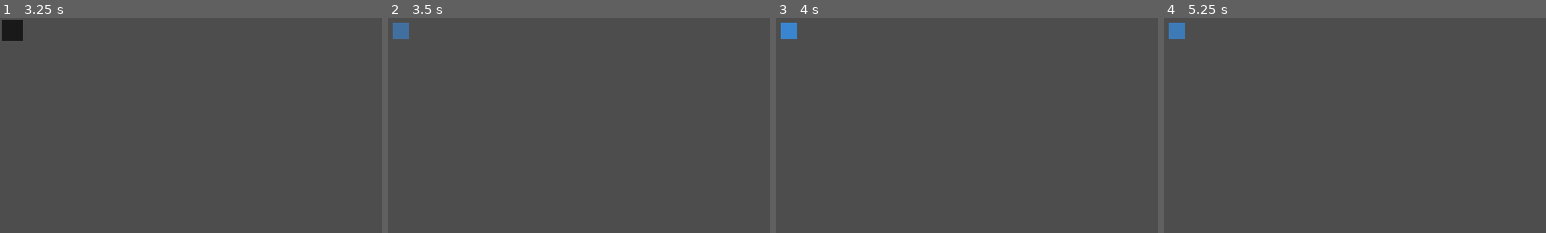
Above: before the commit, frames 1-4 (left to right).
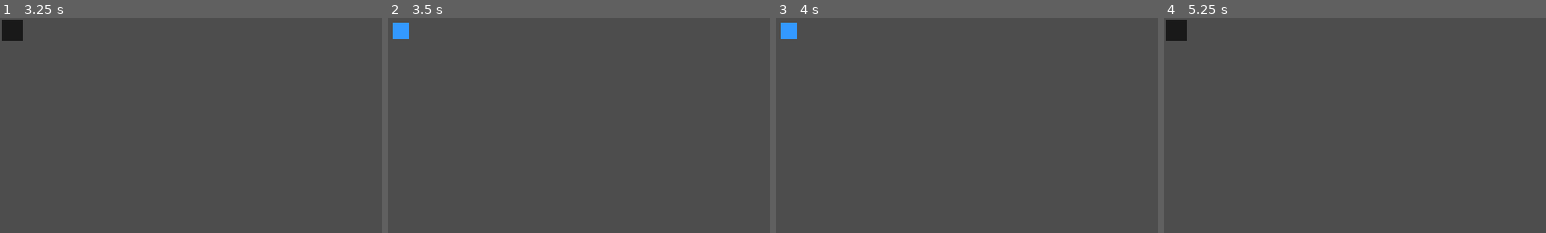
Above: after the commit, the same moments.

Repository: DaVideX12324/BitBomber
Game: Godot game, scene res://scenes/players/player.tscn
Two runs of this game, one before a commit and one after it. Both use one fixed random seed, a clock stepped at 60 frames per second and the inputs below. This scene is started directly instead of the project's main scene.
Inputs:
- Up to frame 1 (3.25 s): tap Enter at 0.5, 2 s; tap Space at 1.25, 2.75 s
- Up to frame 2 (3.5 s): no input
- Up to frame 3 (4 s): no input
- Up to frame 4 (5.25 s): tap Enter at 4.25 s; tap Space at 5 s
The pictures show only the part of the screen within x 0-50%, y 0-50%; the shares and areas given below are measured in that part.

Frame 1 is identical in both runs. In frame 2, 0.3% of the frame differs, in the area x 1-6%, y 2-10%; in frame 3, 0.3%; in frame 4, 0.5%, in the area x 0-6%, y 0-11%.

Commit message:
Shrink arena, adjust HUD, player & powerups
Make multiple gameplay and UI adjustments:

- Arena: shrink grid from 17x17 to 7x7 and fix spawn point coordinates to match the new size.
- Powerups: rebalance the spawn pool by increasing entries for range, bomb and speed ups to raise their spawn probability.
- HUD scene: tweak container offsets and increase font sizes; reformat player stats into multiline labels and add horizontal alignment. Remove the shared hud_shared.gd and its UID (HUD logic appears consolidated into hud.gd).
- HUD script: compute and display speed as an integer "speed level" and update stats formatting.
- Death screen: ensure it always processes so its buttons/signals work during pause state.
- Player: lower DEFAULT_LIVES from 3 to 1 for tighter gameplay pacing.
- Powerup script: remove stale collision-layer/mask comments.

These changes aim to tighten match pacing, improve HUD readability, and rebalance powerup frequency.

Diff:
--- a/scenes/ui/hud.tscn
+++ b/scenes/ui/hud.tscn
@@ -11,6 +11,10 @@
 anchors_preset = 15
 anchor_right = 1.0
 anchor_bottom = 1.0
+offset_left = 5.0
+offset_top = 1.0
+offset_right = 5.0
+offset_bottom = 1.0
 grow_horizontal = 2
 grow_vertical = 2
 mouse_filter = 2
@@ -37,10 +41,9 @@
 anchors_preset = 4
 anchor_top = 0.5
 anchor_bottom = 0.5
-offset_left = 8.0
-offset_top = -292.0
-offset_right = 168.0
-offset_bottom = 292.0
+offset_top = -351.0
+offset_right = 291.0
+offset_bottom = 351.0
 grow_vertical = 2
 theme_override_constants/separation = 6
 
@@ -63,7 +66,7 @@
 
 [node name="Title" type="Label" parent="Root/Cards/Card1/VBox/Header" unique_id=1191967536]
 layout_mode = 2
-theme_override_font_sizes/font_size = 14
+theme_override_font_sizes/font_size = 22
 text = "Gracz 1"
 
 [node name="Sep" type="HSeparator" parent="Root/Cards/Card1/VBox" unique_id=1785792493]
@@ -71,16 +74,18 @@
 
 [node name="HeartsLabel" type="Label" parent="Root/Cards/Card1/VBox" unique_id=675905781]
 layout_mode = 2
-theme_override_font_sizes/font_size = 19
+theme_override_font_sizes/font_size = 20
 text = "❤️❤️❤️"
 horizontal_alignment = 1
 
 [node name="StatsLabel" type="Label" parent="Root/Cards/Card1/VBox" unique_id=1892766415]
 layout_mode = 2
-theme_override_font_sizes/font_size = 17
-text = "💣: 1
-↔️: 2
-⚡: 1.0x"
+theme_override_font_sizes/font_size = 20
+text = "💣: 1
+↔️: 2
+⚡: 1
+"
+horizontal_alignment = 1
 
 [node name="Card2" type="PanelContainer" parent="Root/Cards" unique_id=1793614447]
 layout_mode = 2
@@ -101,7 +106,7 @@
 
 [node name="Title" type="Label" parent="Root/Cards/Card2/VBox/Header" unique_id=2032645397]
 layout_mode = 2
-theme_override_font_sizes/font_size = 14
+theme_override_font_sizes/font_size = 22
 text = "Gracz 2"
 
 [node name="Sep" type="HSeparator" parent="Root/Cards/Card2/VBox" unique_id=2083608158]
@@ -109,16 +114,18 @@
 
 [node name="HeartsLabel" type="Label" parent="Root/Cards/Card2/VBox" unique_id=1352109728]
 layout_mode = 2
-theme_override_font_sizes/font_size = 19
-text = "❤️❤️❤️"
-horizontal_alignment = 1
-
-[node name="StatsLabel" type="Label" parent="Root/Cards/Card2/VBox" unique_id=1808684752]
-layout_mode = 2
-theme_override_font_sizes/font_size = 17
-text = "💣: 1
-↔️: 2
-⚡: 1.0x"
+theme_override_font_sizes/font_size = 20
+text = "❤️❤️❤️"
+horizontal_alignment = 1
+
+[node name="StatsLabel" type="Label" parent="Root/Cards/Card2/VBox" unique_id=2005615640]
+layout_mode = 2
+theme_override_font_sizes/font_size = 20
+text = "💣: 1
+↔️: 2
+⚡: 1
+"
+horizontal_alignment = 1
 
 [node name="Card3" type="PanelContainer" parent="Root/Cards" unique_id=1452550029]
 layout_mode = 2
@@ -139,7 +146,7 @@
 
 [node name="Title" type="Label" parent="Root/Cards/Card3/VBox/Header" unique_id=777050914]
 layout_mode = 2
-theme_override_font_sizes/font_size = 14
+theme_override_font_sizes/font_size = 22
 text = "Gracz 3"
 
 [node name="Sep" type="HSeparator" parent="Root/Cards/Card3/VBox" unique_id=553739822]
@@ -147,16 +154,18 @@
 
 [node name="HeartsLabel" type="Label" parent="Root/Cards/Card3/VBox" unique_id=704109207]
 layout_mode = 2
-theme_override_font_sizes/font_size = 19
-text = "❤️❤️❤️"
-horizontal_alignment = 1
-
-[node name="StatsLabel" type="Label" parent="Root/Cards/Card3/VBox" unique_id=404706321]
-layout_mode = 2
-theme_override_font_sizes/font_size = 17
-text = "💣: 1
-↔️: 2
-⚡: 1.0x"
+theme_override_font_sizes/font_size = 20
+text = "❤️❤️❤️"
+horizontal_alignment = 1
+
+[node name="StatsLabel" type="Label" parent="Root/Cards/Card3/VBox" unique_id=803527938]
+layout_mode = 2
+theme_override_font_sizes/font_size = 20
+text = "💣: 1
+↔️: 2
+⚡: 1
+"
+horizontal_alignment = 1
 
 [node name="Card4" type="PanelContainer" parent="Root/Cards" unique_id=221313777]
 layout_mode = 2
@@ -177,7 +186,7 @@
 
 [node name="Title" type="Label" parent="Root/Cards/Card4/VBox/Header" unique_id=1749957368]
 layout_mode = 2
-theme_override_font_sizes/font_size = 14
+theme_override_font_sizes/font_size = 22
 text = "Gracz 4"
 
 [node name="Sep" type="HSeparator" parent="Root/Cards/Card4/VBox" unique_id=1523887994]
@@ -185,16 +194,18 @@
 
 [node name="HeartsLabel" type="Label" parent="Root/Cards/Card4/VBox" unique_id=948097430]
 layout_mode = 2
-theme_override_font_sizes/font_size = 19
-text = "❤️❤️❤️"
-horizontal_alignment = 1
-
-[node name="StatsLabel" type="Label" parent="Root/Cards/Card4/VBox" unique_id=992346420]
-layout_mode = 2
-theme_override_font_sizes/font_size = 17
-text = "💣: 1
-↔️: 2
-⚡: 1.0x"
+theme_override_font_sizes/font_size = 20
+text = "❤️❤️❤️"
+horizontal_alignment = 1
+
+[node name="StatsLabel" type="Label" parent="Root/Cards/Card4/VBox" unique_id=1668993246]
+layout_mode = 2
+theme_override_font_sizes/font_size = 20
+text = "💣: 1
+↔️: 2
+⚡: 1
+"
+horizontal_alignment = 1
 
 [node name="ToastLabel" type="Label" parent="Root" unique_id=1020413542]
 modulate = Color(1, 1, 1, 0)
--- a/scripts/arena.gd
+++ b/scripts/arena.gd
@@ -5,8 +5,8 @@
 ## Gracze są spawnowani przez game.gd.
 
 const GRID_SIZE : int = 64
-const COLS      : int = 17
-const ROWS      : int = 17
+const COLS      : int = 7
+const ROWS      : int = 7
 
 const COLOR_BG           = Color(0.15, 0.15, 0.17, 1.0)
 const COLOR_GRID_LINE    = Color(0.22, 0.22, 0.25, 1.0)
@@ -23,9 +23,9 @@
 
 const SPAWN_POINTS : Array[Vector2i] = [
 	Vector2i(1,  1),   # P1   — lewy górny
-	Vector2i(ROWS-2, COLS-1),  # P2   — prawy dolny
-	Vector2i(ROWS-1, 1),   # Bot1 — prawy górny
-	Vector2i(1,  COLS-1),  # Bot2 — lewy dolny
+	Vector2i(ROWS-2, COLS-2),  # P2   — prawy dolny
+	Vector2i(ROWS-2, 1),   # Bot1 — prawy górny
+	Vector2i(1,  COLS-2),  # Bot2 — lewy dolny
 ]
 
 ## Prawdopodobieństwo spawna power-upa po zniszczeniu skrzynki
@@ -35,9 +35,9 @@
 
 ## Pula typów (wagi: range_up 3×, bomb_up 3×, speed_up 2×, life_up 1×)
 const POWERUP_POOL : Array[String] = [
-	"range_up", "range_up", "range_up",
-	"bomb_up",  "bomb_up",  "bomb_up",
-	"speed_up", "speed_up",
+	"range_up", "range_up", "range_up", "range_up",
+	"bomb_up",  "bomb_up",  "bomb_up",  "bomb_up",
+	"speed_up", "speed_up", "speed_up",
 	"life_up",
 ]
 
--- a/scripts/death_screen.gd
+++ b/scripts/death_screen.gd
@@ -25,6 +25,7 @@
 
 
 func _ready() -> void:
+	process_mode = Node.PROCESS_MODE_ALWAYS  # ← to
 	_btn_cont.pressed.connect(_on_continue)
 	_btn_menu.pressed.connect(_on_menu)
 	RoundManager.last_chance_triggered.connect(_on_last_chance)
--- a/scripts/hud.gd
+++ b/scripts/hud.gd
@@ -66,8 +66,9 @@
 	var card: Control = _get_card(pid)
 	if not card:
 		return
+	var speed_level := int((speed - 1.0) / 50.0) + 1
 	(card.get_node("VBox/StatsLabel") as Label).text = \
-		"\uD83D\uDCA3:%d  \uD83C\uDFAF:%d  \u26A1:%.1fx" % [bombs, bomb_range, speed]
+		"\uD83D\uDCA3:%d\n\uD83C\uDFAF:%d\n\u26A1:%d\n" % [bombs, bomb_range, speed_level]
 
 
 ## Aktualizuje numer rundy.
--- a/scripts/hud_shared.gd
+++ /dev/null
@@ -1,72 +0,0 @@
-extends CanvasLayer
-
-## Wspólna logika dla hud_1p i hud_2p.
-
-const HEART_FULL  := "❤️"
-const HEART_EMPTY := "🖤"
-
-
-func _ready() -> void:
-	GameManager.state_changed.connect(_on_state_changed)
-
-
-# ---------------------------------------------------------------------------
-# Serca — wywołuj po zmianie lives
-# ---------------------------------------------------------------------------
-
-## Aktualizuje rząd serc dla gracza pid.
-## lives_left  = aktualna liczba pełnych serc
-## max_lives   = maksymalna liczba serc (domyślnie DEFAULT_LIVES z player.gd)
-func update_lives(pid: int, lives_left: int, max_lives: int = 3) -> void:
-	var hearts := PackedStringArray()
-	for i: int in max_lives:
-		hearts.append(HEART_FULL if i < lives_left else HEART_EMPTY)
-	var row := " ".join(hearts)
-	var label_path := "Root/PanelLeft/VBox/HeartsLabel" if pid == 1 else "Root/PanelRight/VBox/HeartsLabel"
-	var lbl := get_node_or_null(label_path)
-	if lbl:
-		lbl.text = row
-
-
-# ---------------------------------------------------------------------------
-# Stats i round
-# ---------------------------------------------------------------------------
-
-func update_player(pid: int, bombs: int, bomb_range: int, speed: float) -> void:
-	var txt := "Bomby: %d\nZasięg: %d\nPręd: %.1fx" % [bombs, bomb_range, speed]
-	var label_path := "Root/PanelLeft/VBox/StatsLabel" if pid == 1 else "Root/PanelRight/VBox/StatsLabel"
-	var lbl := get_node_or_null(label_path)
-	if lbl:
-		lbl.text = txt
-
-
-func update_round(round_num: int) -> void:
-	var lbl := get_node_or_null("Root/RoundPanel/RoundLabel")
-	if lbl:
-		lbl.text = "Runda %d" % round_num
-
-
-func show_message(msg: String, duration: float = 2.0) -> void:
-	var root := get_node_or_null("Root")
-	if not root:
-		return
-	var lbl := Label.new()
-	lbl.text = msg
-	lbl.horizontal_alignment = HORIZONTAL_ALIGNMENT_CENTER
-	lbl.add_theme_font_size_override("font_size", 26)
-	lbl.add_theme_color_override("font_color", Color(1, 1, 0.3))
-	lbl.layout_mode = 1
-	lbl.anchor_left   = 0.5; lbl.anchor_right  = 0.5
-	lbl.anchor_top    = 0.5; lbl.anchor_bottom = 0.5
-	lbl.offset_left   = -220; lbl.offset_right  = 220
-	lbl.offset_top    = -36;  lbl.offset_bottom = 36
-	root.add_child(lbl)
-	var tw := create_tween()
-	tw.tween_interval(duration - 0.4)
-	tw.tween_property(lbl, "modulate:a", 0.0, 0.4)
-	await tw.finished
-	lbl.queue_free()
-
-
-func _on_state_changed(_old, _new) -> void:
-	pass
--- a/scripts/player.gd
+++ b/scripts/player.gd
@@ -17,7 +17,7 @@
 
 const BOMB_SCENE = preload("res://scenes/objects/bomb.tscn")
 
-const DEFAULT_LIVES    : int   = 3
+const DEFAULT_LIVES    : int   = 1
 const DEFAULT_BOMBS    : int   = 1
 const DEFAULT_RANGE    : int   = 2
 const DEFAULT_SPEED    : float = 1.0
--- a/scripts/powerup.gd
+++ b/scripts/powerup.gd
@@ -2,8 +2,6 @@
 
 ## Power-up leżący na planszy.
 ## Typy: range_up, bomb_up, speed_up, life_up
-## collision_layer = 16 (power-upy — oddzielna warstwa)
-## collision_mask  = 2  (gracze)
 
 const GRID_SIZE : int = 64
 
Not shown, removed: scripts/hud_shared.gd.uid
